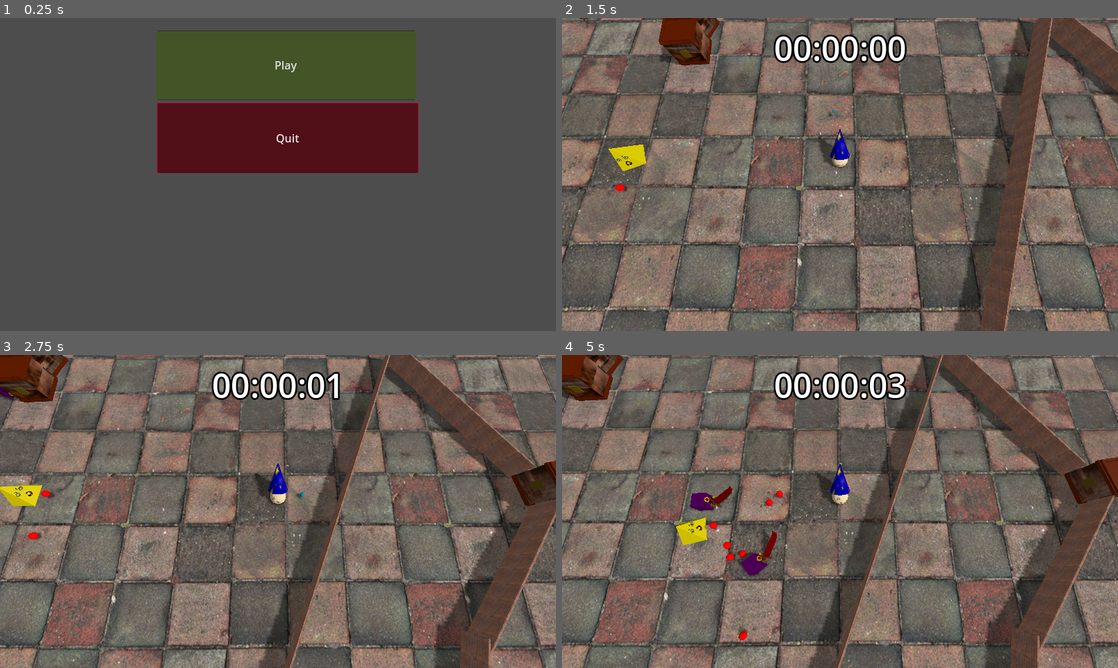
Above: before the commit, frames 1-4 (two rows, left to right).
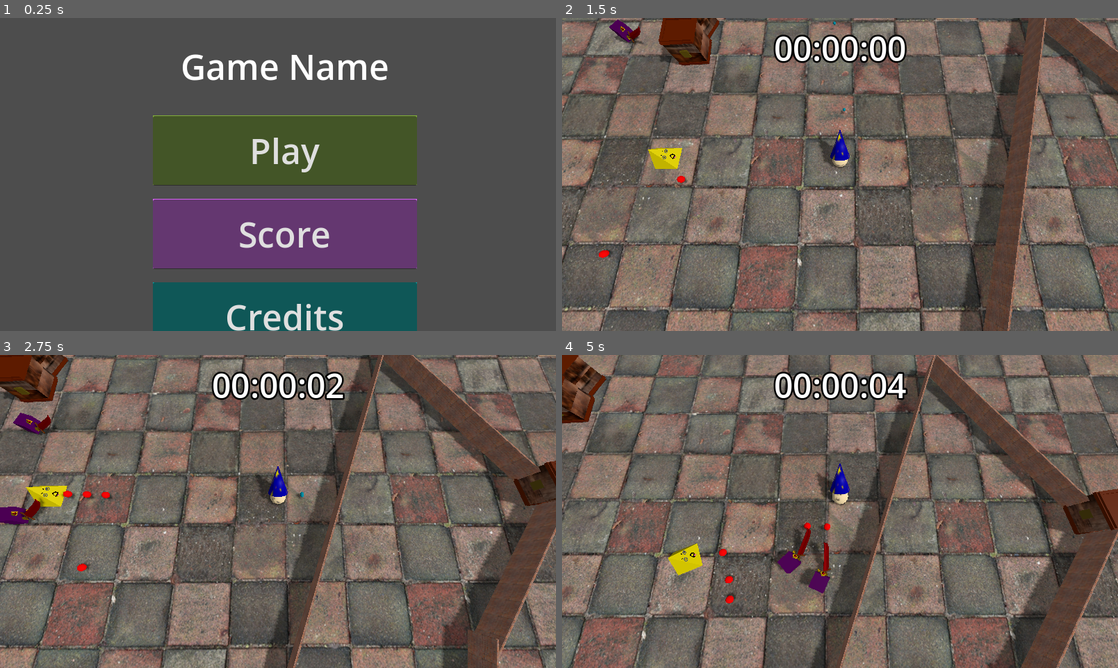
Above: after the commit, the same moments.

Repository: luce-ventress/no-mercy-bgj-2025
Game: Godot game, scene res://Scenes/Menu.tscn
The game is run twice, just before and just after one commit, with the same random seed, the same clock (stepped at 60 frames per second) and the same inputs. Sound files missing from this copy of the repository are replaced by a short silence.
Inputs (mouse positions are in pixels of both pictures, inside the frame that each line leads up to):
- Up to frame 1 (0.25 s): no input
- Up to frame 2 (1.5 s): click (845, 233) at 0.5 s, where only the run after the commit has a clickable "Score"; click (851, 64) at 1.25 s, where only the run before the commit has a clickable "Play"
- Up to frame 3 (2.75 s): move the mouse to (400, 495) at 2.02 s; press the mouse at (400, 495) at 2.03 s; hold D (player_right) from 2.03 s (still down)
- Up to frame 4 (5 s): move the mouse to (728, 527) at 2.77 s; release D (player_right) at 2.78 s; release the mouse at (728, 527) at 2.78 s; hold S (player_backward) 2.78-3.53 s; click (728, 527) at 2.85 s; move the mouse to (895, 442) at 3.52 s; press the mouse at (895, 442) at 3.53 s; hold D (player_right) 3.53-4.28 s; move the mouse to (812, 574) at 4.27 s; release the mouse at (812, 574) at 4.28 s; hold W (player_forward) from 4.28 s (still down); click (812, 574) at 4.35 s

The runs differ from the first frame. In frame 1, 41% of the frame differs, in the area x 27-76%, y 4-100%; in frame 2, 2.6%; in frame 3, 5.4%; in frame 4, 61%, in the area x 0-100%, y 0-100%.

Commit message:
main menu tweaks + quit button

Diff:
--- a/Maps/Environment.tscn
+++ b/Maps/Environment.tscn
@@ -11,7 +11,7 @@
 transform = Transform3D(0.861612, 0, 0.507569, 0, 1, 0, -0.507569, 0, 0.861612, -19.8024, 0, 8.49829)
 
 [node name="Wall6" parent="Wall" instance=ExtResource("1_a8j5a")]
-transform = Transform3D(0.456773, 0, 0.889584, 0, 1, 0, -0.889584, 0, 0.456773, -14.4227, 0, 3.37772)
+transform = Transform3D(0.238399, 0, 0.971168, 0, 1, 0, -0.971168, 0, 0.238399, -13.887, 0, 4.29394)
 
 [node name="Wall4" parent="Wall" instance=ExtResource("1_a8j5a")]
 transform = Transform3D(0.0459563, 0, 0.998943, 0, 1, 0, -0.998943, 0, 0.0459563, -4.86684, 0, 4.73912)
@@ -23,13 +23,13 @@
 transform = Transform3D(-0.0406026, 0, -0.999175, 0, 1, 0, 0.999175, 0, -0.0406026, -4.91179, 0, -5.12561)
 
 [node name="Wall" parent="Wall" instance=ExtResource("1_a8j5a")]
-transform = Transform3D(1, 0, 0, 0, 1, 0, 0, 0, 1.1, -18.8117, 0, -4.31734)
+transform = Transform3D(1, 0, -1.78814e-07, 0, 1, 0, 0, 0, 1.3, -18.5867, 0, -3.43632)
 
 [node name="Wall5" parent="Wall" instance=ExtResource("1_a8j5a")]
-transform = Transform3D(-0.775474, 0, -0.63138, 0, 1, 0, 0.63138, 0, -0.775474, 18.5788, 0, 23.6446)
+transform = Transform3D(-0.775474, 0, -0.63138, 0, 1, 0, 0.63138, 0, -0.775474, 18.8818, 0, 23.8895)
 
 [node name="TripleWall" parent="Wall/Wall5" instance=ExtResource("2_l6lkx")]
-transform = Transform3D(0.158744, 0, 0.987319, 0, 1, 0, -0.987319, 0, 0.158744, -14.6297, 0, 2.65584)
+transform = Transform3D(0.130094, 0, 0.991501, 0, 1, 0, -0.991501, 0, 0.130094, -14.9291, 0, 3.02924)
 
 [node name="Wall3" parent="Wall/Wall5" instance=ExtResource("1_a8j5a")]
 transform = Transform3D(-0.45041, 0, -0.892821, 0, 1, 0, 0.892821, 0, -0.45041, -14.883, 0, -7.51297)
@@ -38,7 +38,7 @@
 transform = Transform3D(-0.0406026, 0, -1.09909, 0, 1, 0, 0.999175, 0, -0.0446629, -5.68578, 0, -5.06337)
 
 [node name="Wall" parent="Wall/Wall5" instance=ExtResource("1_a8j5a")]
-transform = Transform3D(0.732666, 0.00495062, -0.816683, 0.00198397, 0.999954, 0.0112917, 0.680585, -0.00824443, 0.879148, -25.176, 0, -4.1336)
+transform = Transform3D(0.732666, 0.00495062, -0.884741, 0.00198397, 0.999954, 0.0122327, 0.680585, -0.00824442, 0.952409, -25.1037, 0, -3.79071)
 
 [node name="WallAround" parent="." instance=ExtResource("1_a8j5a")]
 transform = Transform3D(0.881402, 0, -0.472366, 0, 1, 0, 0.472366, 0, 0.881402, 51.8812, 0, 3.34838)
--- a/Scenes/Menu.tscn
+++ b/Scenes/Menu.tscn
@@ -9,45 +9,105 @@
 anchors_preset = 15
 anchor_right = 1.0
 anchor_bottom = 1.0
-offset_left = -1.0
-offset_right = -1.0
+offset_bottom = 150.0
 grow_horizontal = 2
 grow_vertical = 2
 
+[node name="RichTextLabel" type="RichTextLabel" parent="."]
+layout_mode = 0
+offset_left = 220.0
+offset_top = 20.0
+offset_right = 600.0
+offset_bottom = 120.0
+mouse_force_pass_scroll_events = false
+theme_override_colors/font_selected_color = Color(0.969562, 0.495033, 0.651906, 1)
+theme_override_font_sizes/bold_italics_font_size = 50
+theme_override_font_sizes/italics_font_size = 50
+theme_override_font_sizes/mono_font_size = 50
+theme_override_font_sizes/normal_font_size = 50
+theme_override_font_sizes/bold_font_size = 50
+bbcode_enabled = true
+text = "Game Name"
+fit_content = true
+scroll_active = false
+shortcut_keys_enabled = false
+horizontal_alignment = 1
+vertical_alignment = 1
+justification_flags = 128
+deselect_on_focus_loss_enabled = false
+drag_and_drop_selection_enabled = false
+
 [node name="ColorRect" type="ColorRect" parent="."]
 layout_mode = 0
-offset_left = 226.0
-offset_top = 19.0
+offset_left = 220.0
+offset_top = 140.0
 offset_right = 600.0
-offset_bottom = 117.0
+offset_bottom = 240.0
 color = Color(0.510881, 0.679227, 0.230408, 1)
 
-[node name="ColorRect2" type="ColorRect" parent="."]
+[node name="playButton" type="Button" parent="ColorRect"]
 layout_mode = 0
-offset_left = 227.0
-offset_top = 122.0
-offset_right = 603.0
-offset_bottom = 223.0
-color = Color(0.642986, 0, 0.0908317, 1)
-
-[node name="playButton" type="Button" parent="."]
-layout_mode = 0
-offset_left = 226.0
-offset_top = 18.0
-offset_right = 600.0
-offset_bottom = 118.0
+offset_top = 1.0
+offset_right = 380.0
+offset_bottom = 101.0
+theme_override_font_sizes/font_size = 50
 text = "Play"
 script = ExtResource("1_6pedr")
 levelScene = ExtResource("2_s2c3o")
 
-[node name="quitButton" type="Button" parent="."]
+[node name="ColorRect3" type="ColorRect" parent="."]
 layout_mode = 0
-offset_left = 228.0
-offset_top = 123.0
-offset_right = 602.0
-offset_bottom = 223.0
+offset_left = 220.0
+offset_top = 260.0
+offset_right = 600.0
+offset_bottom = 360.0
+color = Color(0.834504, 0.390585, 0.950801, 1)
+
+[node name="scoreButton" type="Button" parent="ColorRect3"]
+layout_mode = 0
+offset_top = 1.0
+offset_right = 380.0
+offset_bottom = 101.0
+theme_override_font_sizes/font_size = 50
+text = "Score"
+script = ExtResource("1_6pedr")
+levelScene = ExtResource("2_s2c3o")
+
+[node name="ColorRect4" type="ColorRect" parent="."]
+layout_mode = 0
+offset_left = 220.0
+offset_top = 380.0
+offset_right = 600.0
+offset_bottom = 480.0
+color = Color(1.44392e-06, 0.701177, 0.706152, 1)
+
+[node name="creditsButton" type="Button" parent="ColorRect4"]
+layout_mode = 0
+offset_right = 380.0
+offset_bottom = 100.0
+theme_override_font_sizes/font_size = 50
+text = "Credits"
+script = ExtResource("1_6pedr")
+levelScene = ExtResource("2_s2c3o")
+
+[node name="ColorRect2" type="ColorRect" parent="."]
+layout_mode = 0
+offset_left = 220.0
+offset_top = 500.0
+offset_right = 600.0
+offset_bottom = 600.0
+color = Color(0.642986, 0, 0.0908317, 1)
+
+[node name="quitButton" type="Button" parent="ColorRect2"]
+layout_mode = 0
+offset_left = 1.0
+offset_right = 380.0
+offset_bottom = 100.0
+theme_override_font_sizes/font_size = 50
 text = "Quit"
 script = ExtResource("2_syfuq")
 
-[connection signal="pressed" from="playButton" to="playButton" method="_on_pressed"]
-[connection signal="pressed" from="quitButton" to="quitButton" method="_on_pressed"]
+[connection signal="pressed" from="ColorRect/playButton" to="ColorRect/playButton" method="_on_pressed"]
+[connection signal="pressed" from="ColorRect3/scoreButton" to="ColorRect3/scoreButton" method="_on_pressed"]
+[connection signal="pressed" from="ColorRect4/creditsButton" to="ColorRect4/creditsButton" method="_on_pressed"]
+[connection signal="pressed" from="ColorRect2/quitButton" to="ColorRect2/quitButton" method="_on_pressed"]
--- a/Scripts/UI/quit_button_pressed.gd
+++ b/Scripts/UI/quit_button_pressed.gd
@@ -1,4 +1,4 @@
 extends Button
 
 func _on_pressed() -> void:
-		print("end")
+		get_tree().quit()
